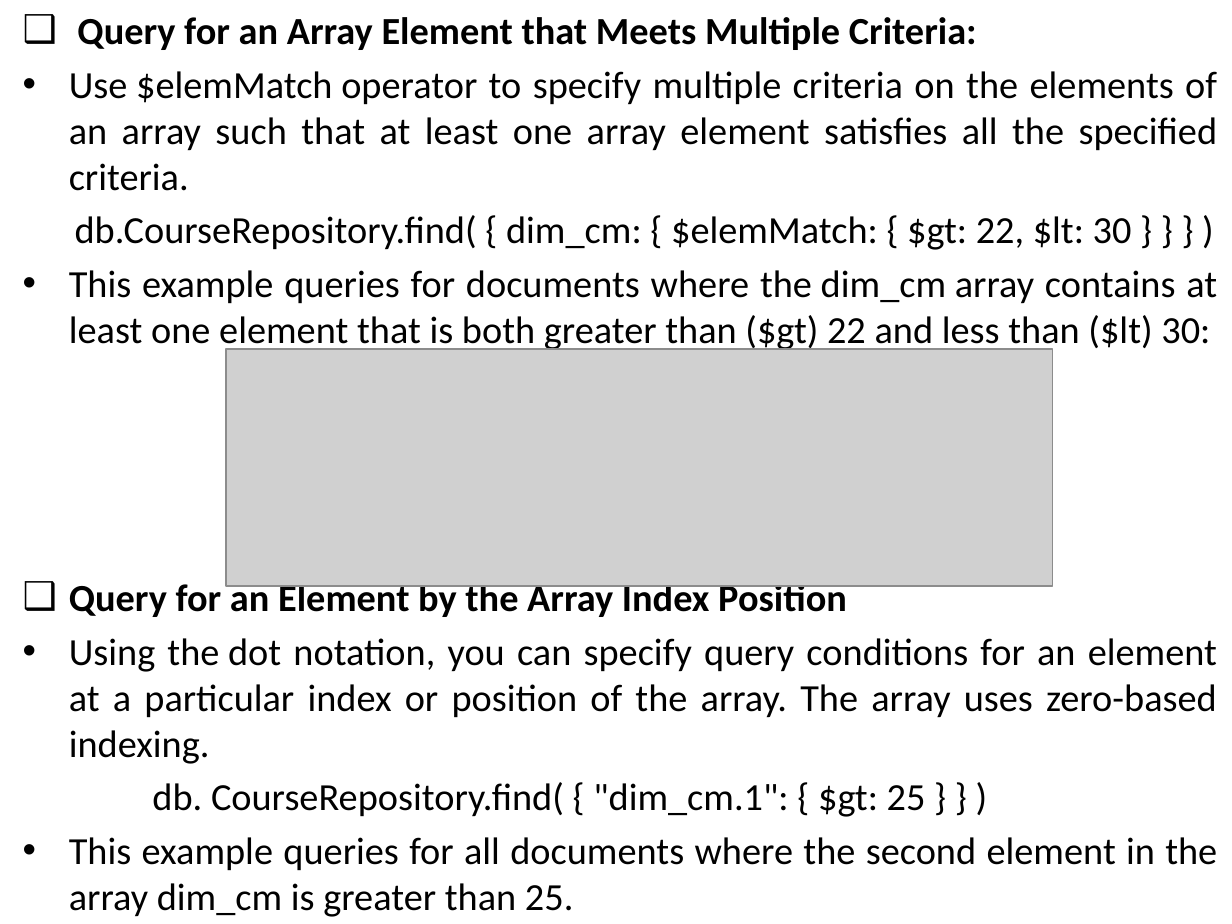
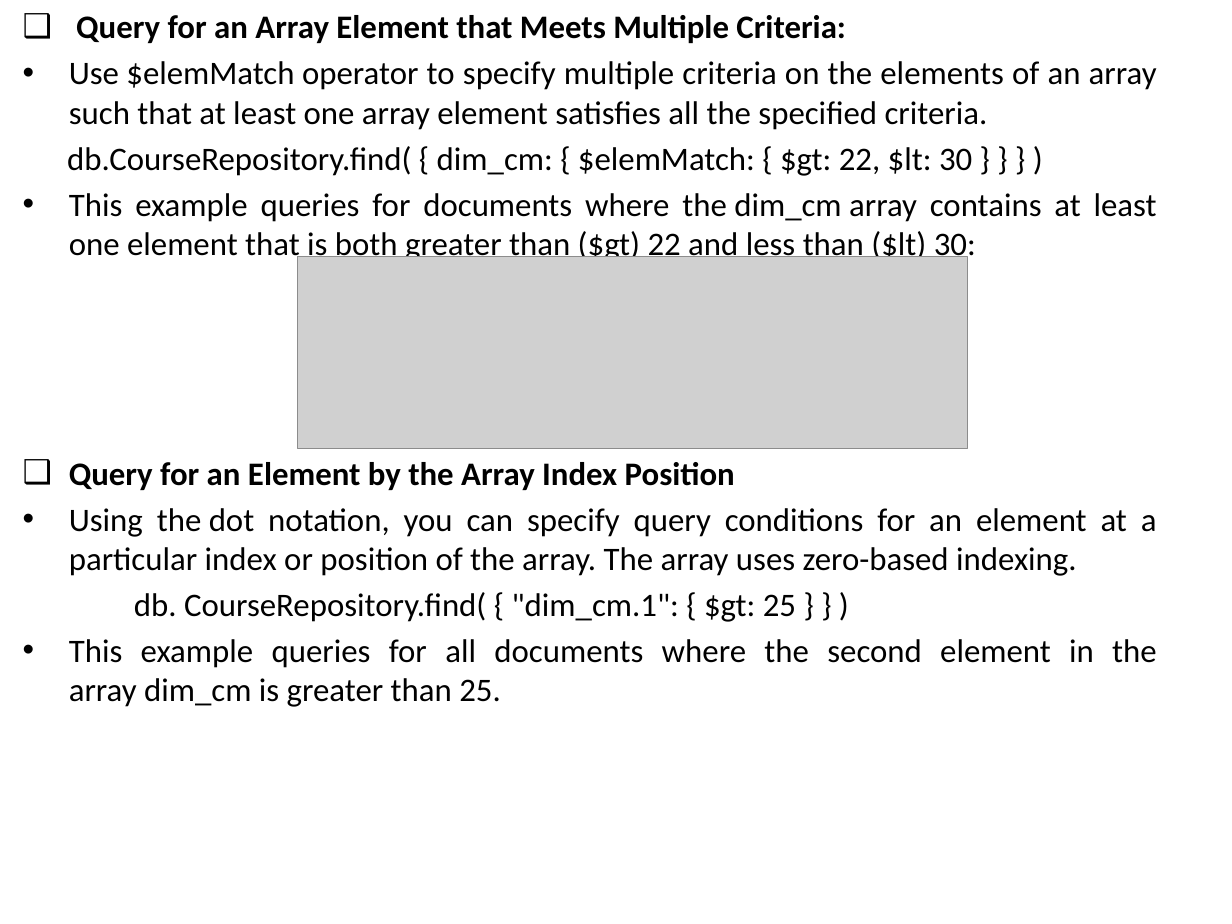
Before and after one commit to mehul79/SM, a slide deck: slide 10 of Sem-6/Data Engineering/Lec_5_Array in MongoDB.pptx. Drawn at 1232x924 pixels with LibreOffice and Linux fonts; fonts in the diff are those of the drawing; grey boxes stand for pictures. Boxes give left, top, right and bottom in pixels: in the first picture for what was removed or moved away, otherwise in the second. Text is boxed around its words. In the diff, an @@ line names an element or a change of style, - is before the commit and + after.

```diff
--- a/Sem-6/Data Engineering/Lec_5_Array in MongoDB.pptx
+++ b/Sem-6/Data Engineering/Lec_5_Array in MongoDB.pptx
@@ text "Query for an Array Element ..." at <box>67,15,1157,707</box>: size 22.4 to 19.2 pt @@
@@ picture: place and size @@
-picture at <box>225,349,1052,585</box>
+picture at <box>298,256,967,448</box>
```
Also in this commit, not shown: 4 other slides changed, 28 other files.
